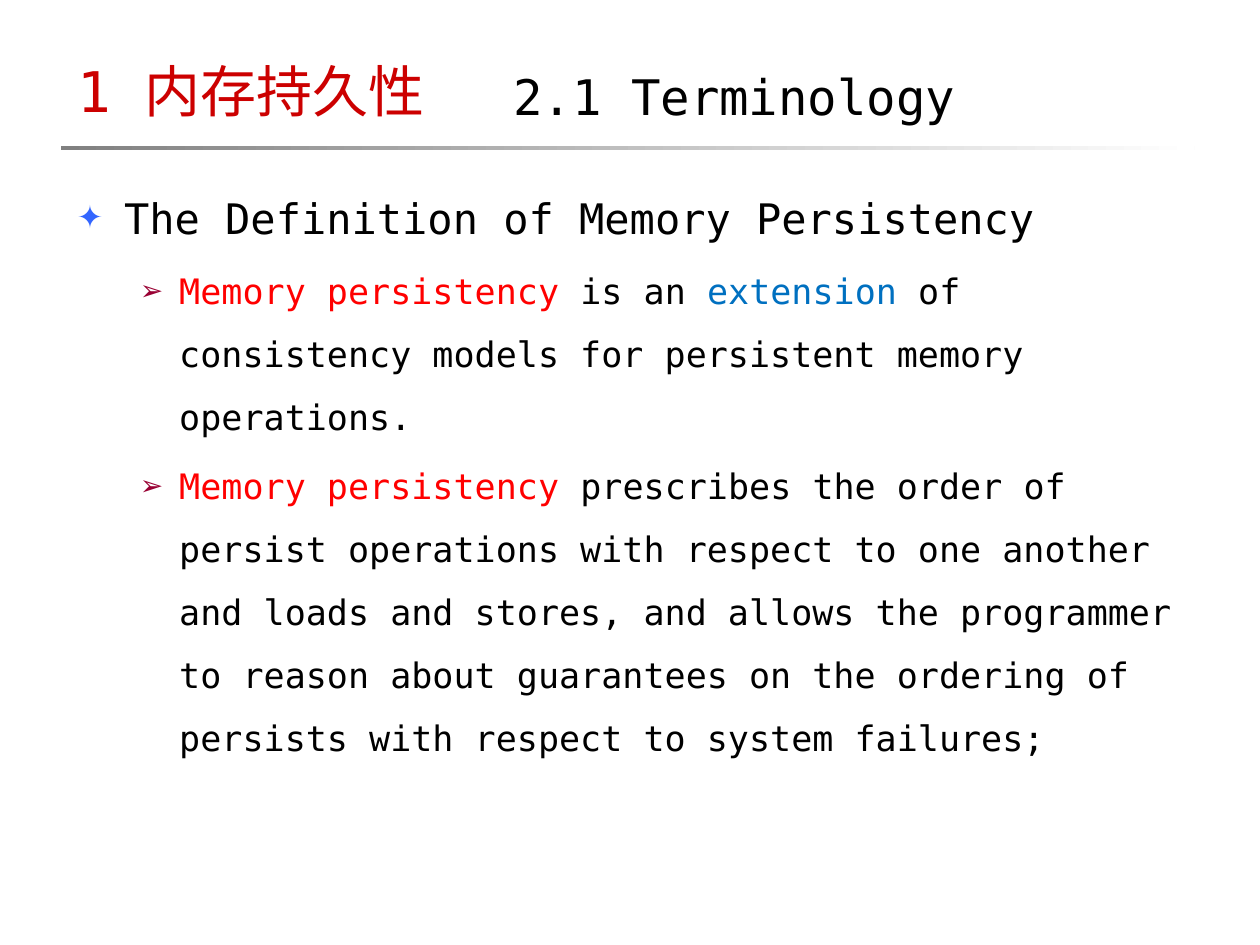
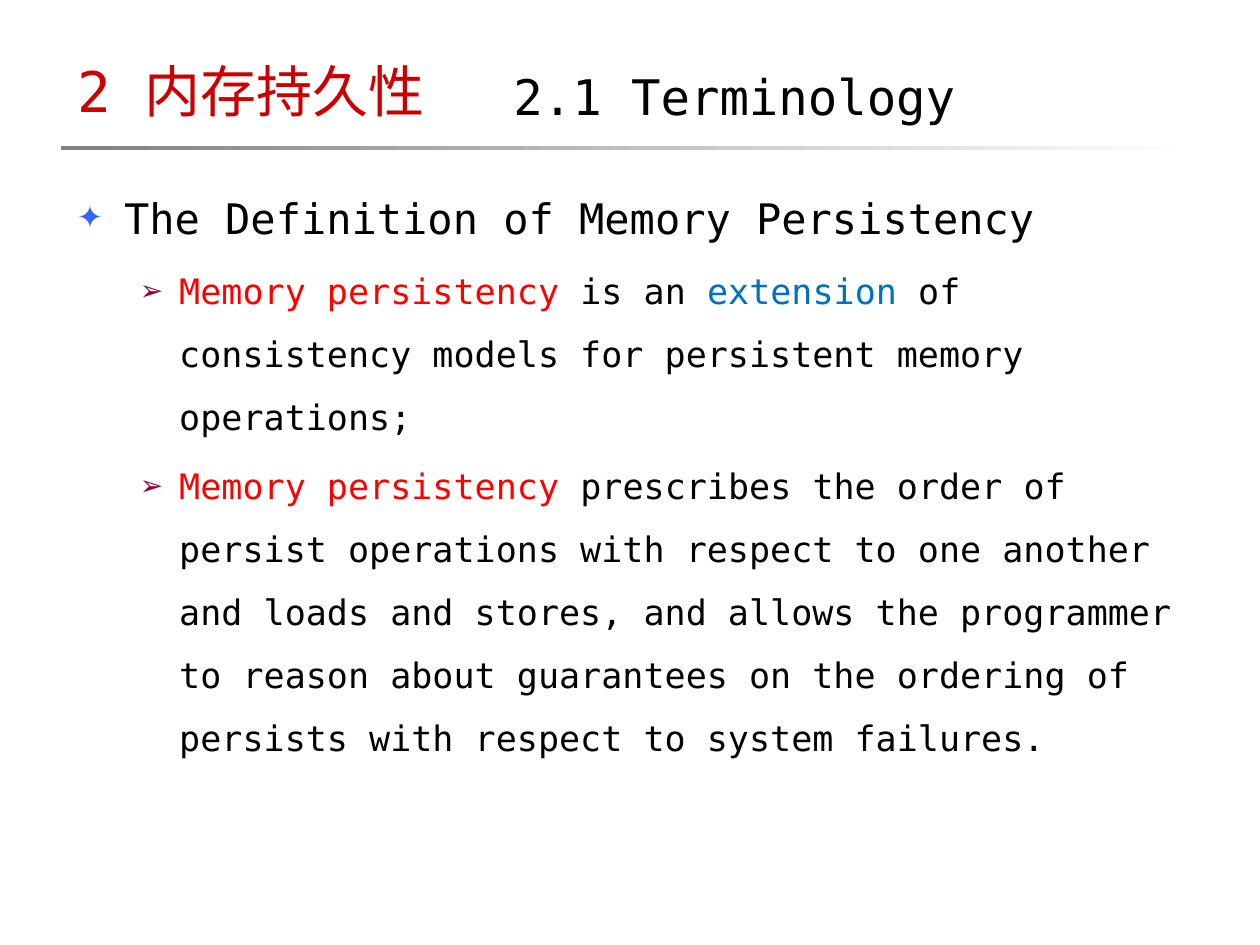
Before and after one commit to maokelong/CSDN-maokelong95, a slide deck: slide 21 of 共享资源/「2018-06-08」Memory Consistency, Memory Persistency.pptx. Drawn at 1260x945 pixels with LibreOffice and Linux fonts; fonts in the diff are those of the drawing; background and template pictures are left out. Boxes give left, top, right and bottom in pixels: in the first picture for what was removed or moved away, otherwise in the second. Text is boxed around its words. In the diff, an @@ line names an element or a change of style, - is before the commit and + after.

Commit message:
更新：内存模型系列（下）
PPT 替换成新版式

```diff
--- a/共享资源/「2018-06-08」Memory Consistency, Memory Persistency.pptx
+++ b/共享资源/「2018-06-08」Memory Consistency, Memory Persistency.pptx
@@ title at (x1=77, y1=65, x2=425, y2=117): text changed @@
-1 内存持久性
+2 内存持久性
@@ text at (x1=179, y1=277, x2=1171, y2=759): text changed @@
-  ➢ Memory persistency is an extension of consistency models for persistent memory operations.
-  ➢ Memory persistency prescribes the order of persist operations with respect to one another and loads and stores, and allows the programmer to reason about guarantees on the ordering of persists with respect to system failures;
+  ➢ Memory persistency is an extension of consistency models for persistent memory operations;
+  ➢ Memory persistency prescribes the order of persist operations with respect to one another and loads and stores, and allows the programmer to reason about guarantees on the ordering of persists with respect to system failures.
```
Also in this commit, not shown: 10 other slides changed, 1 other file.
